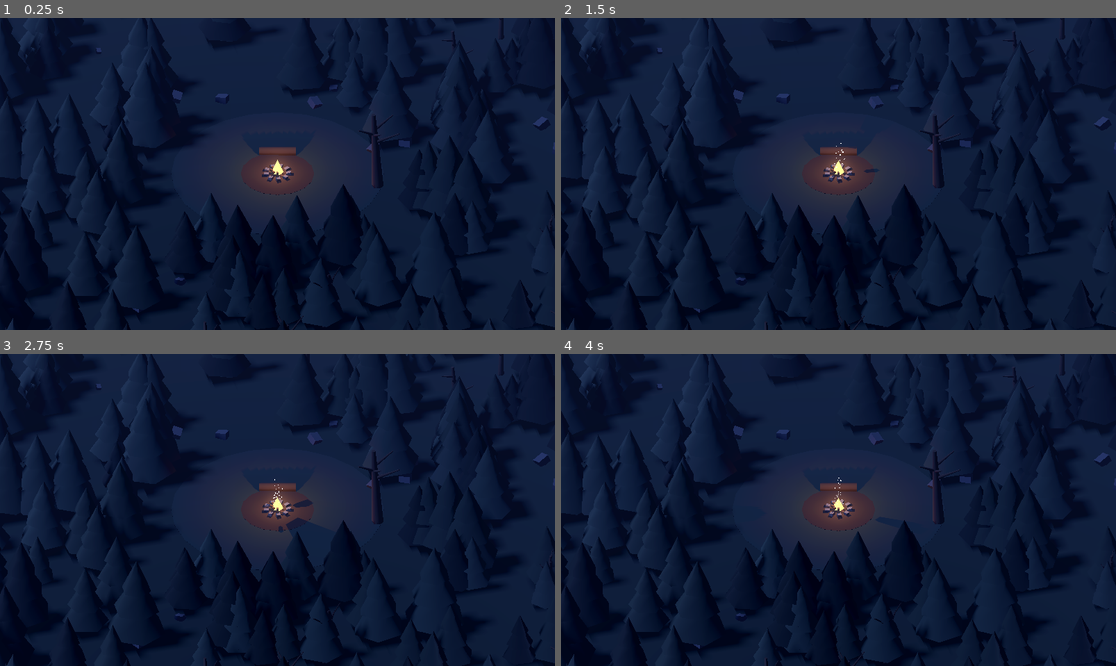
Above: before the commit, frames 1-4 (two rows, left to right).
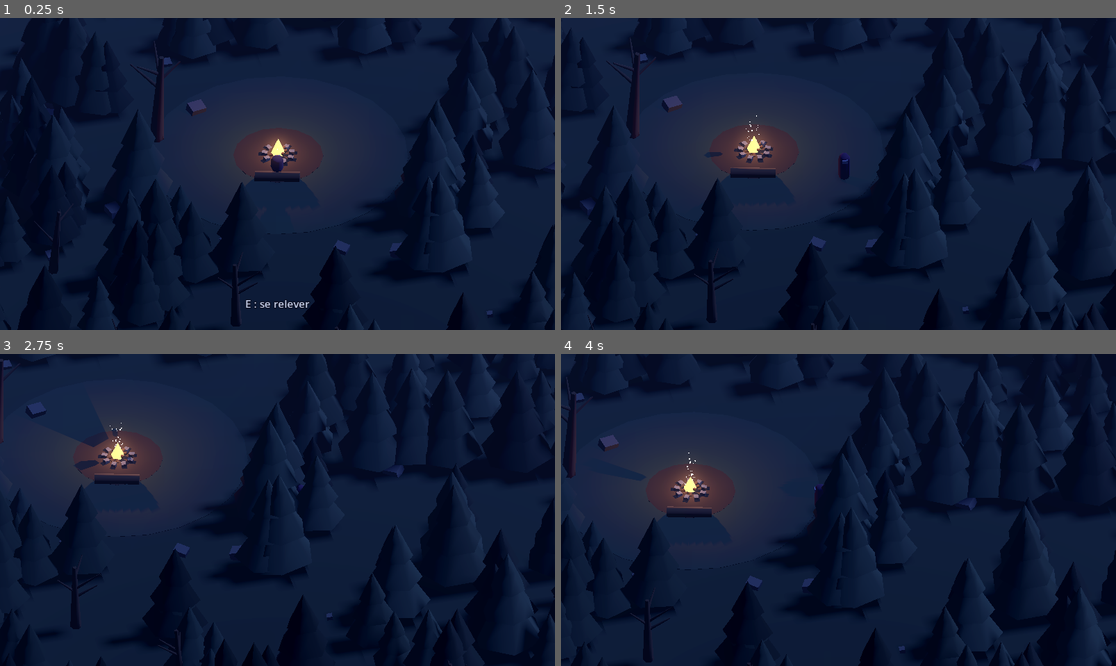
Above: after the commit, the same moments.

Repository: tomberardpro-tech/Dark-Fantasy
Game: Godot game, scene res://scenes/main.tscn
The game is run twice, just before and just after one commit, with the same random seed, the same clock (stepped at 60 frames per second) and the same inputs.
Inputs (mouse positions are in pixels of both pictures, inside the frame that each line leads up to):
- Up to frame 1 (0.25 s): no input
- Up to frame 2 (1.5 s): move the mouse to (960, 158) at 0.52 s; hold D (droite, bound only after the commit) 0.53-1.28 s; hold Shift (courir, bound only after the commit) 0.53-1.28 s; click (960, 158) at 0.67 s; tap E (interagir, bound only after the commit) at 0.8, 1.35 s; move the mouse to (727, 189) at 1.27 s; hold Down from 1.28 s (still down); click (727, 189) at 1.42 s
- Up to frame 3 (2.75 s): tap S (reculer, bound only after the commit) at 1.55, 2.1 s; move the mouse to (333, 441) at 2.02 s; release Down at 2.03 s; hold D (droite, bound only after the commit) from 2.03 s (still down); click (333, 441) at 2.17 s; tap Space (roulade, bound only after the commit) at 2.3 s
- Up to frame 4 (4 s): move the mouse to (810, 572) at 2.77 s; release D (droite, bound only after the commit) at 2.78 s; hold W (avancer, bound only after the commit) 2.78-3.53 s; tap Space (roulade, bound only after the commit) at 2.85 s; click (810, 572) at 2.92 s; tap Shift (courir, bound only after the commit) at 3.05 s; move the mouse to (1005, 556) at 3.52 s; hold A (gauche, bound only after the commit) from 3.53 s (still down); hold Shift (courir, bound only after the commit) from 3.53 s (still down); click (1005, 556) at 3.67 s; tap E (interagir, bound only after the commit) at 3.8 s

The runs differ from the first frame. In frame 1, 23% of the frame differs, in the area x 0-100%, y 0-100%; in frame 2, 25%; in frame 3, 30%; in frame 4, 29%.

Commit message:
Étape 3 : personnage temporaire et caméra de la maquette
Capsule encapuchonnée assise sur le tronc au lancement. ZQSD ou clic pour
marcher, Maj pour courir, Espace pour une roulade, E pour s'asseoir ou se
relever. Caméra isométrique qui suit avec l'angle de la maquette. Arbres,
rochers, tronc et feu solides.

Co-Authored-By: Claude Opus 5.5 <noreply@anthropic.com>

Diff:
--- a/project.godot
+++ b/project.godot
@@ -13,3 +13,7 @@
 config/name="Jeu Dark Fantasy"
 run/main_scene="res://scenes/main.tscn"
 config/features=PackedStringArray("4.7", "Forward Plus")
+
+[autoload]
+
+Controles="*res://scripts/controles.gd"
--- a/scenes/main.tscn
+++ b/scenes/main.tscn
@@ -3,6 +3,9 @@
 [ext_resource type="Script" path="res://scripts/camera_iso.gd" id="1_camera"]
 [ext_resource type="Script" path="res://scripts/feu_de_camp.gd" id="2_feu"]
 [ext_resource type="Script" path="res://scripts/foret.gd" id="3_foret"]
+[ext_resource type="Script" path="res://scripts/joueur.gd" id="4_joueur"]
+[ext_resource type="Script" path="res://scripts/tronc.gd" id="5_tronc"]
+[ext_resource type="Script" path="res://scripts/interface.gd" id="6_interface"]
 
 [sub_resource type="Environment" id="Environment_nuit"]
 background_mode = 1
@@ -23,6 +26,8 @@
 [sub_resource type="StandardMaterial3D" id="Material_sol"]
 albedo_color = Color(0.149, 0.2, 0.184, 1)
 roughness = 1.0
+
+[sub_resource type="WorldBoundaryShape3D" id="Shape_sol"]
 
 [sub_resource type="CylinderMesh" id="CylinderMesh_clairiere"]
 top_radius = 7.5
@@ -54,6 +59,30 @@
 albedo_color = Color(0.29, 0.231, 0.192, 1)
 roughness = 1.0
 
+[sub_resource type="BoxShape3D" id="Shape_tronc"]
+size = Vector3(2.6, 0.6, 0.6)
+
+[sub_resource type="CapsuleShape3D" id="Shape_joueur"]
+radius = 0.35
+height = 1.8
+
+[sub_resource type="CapsuleMesh" id="CapsuleMesh_joueur"]
+radius = 0.35
+height = 1.8
+radial_segments = 8
+rings = 2
+
+[sub_resource type="StandardMaterial3D" id="Material_cape"]
+albedo_color = Color(0.227, 0.165, 0.322, 1)
+roughness = 1.0
+
+[sub_resource type="BoxMesh" id="BoxMesh_visage"]
+size = Vector3(0.3, 0.22, 0.12)
+
+[sub_resource type="StandardMaterial3D" id="Material_visage"]
+albedo_color = Color(0.525, 0.588, 0.761, 1)
+roughness = 1.0
+
 [node name="Main" type="Node3D"]
 
 [node name="Environnement" type="WorldEnvironment" parent="."]
@@ -65,13 +94,19 @@
 light_energy = 0.6
 shadow_enabled = true
 
-[node name="Camera" type="Camera3D" parent="."]
+[node name="Camera" type="Camera3D" parent="." node_paths=PackedStringArray("a_suivre")]
 current = true
 script = ExtResource("1_camera")
+a_suivre = NodePath("../Joueur")
 
-[node name="Sol" type="MeshInstance3D" parent="."]
+[node name="Sol" type="StaticBody3D" parent="."]
+
+[node name="Apparence" type="MeshInstance3D" parent="Sol"]
 mesh = SubResource("PlaneMesh_sol")
 material_override = SubResource("Material_sol")
+
+[node name="Forme" type="CollisionShape3D" parent="Sol"]
+shape = SubResource("Shape_sol")
 
 [node name="Clairiere" type="MeshInstance3D" parent="."]
 position = Vector3(0, 0.01, 0)
@@ -86,11 +121,45 @@
 [node name="FeuDeCamp" type="Node3D" parent="."]
 script = ExtResource("2_feu")
 
-[node name="Tronc" type="MeshInstance3D" parent="."]
-position = Vector3(-1.7, 0.3, -1.7)
-rotation = Vector3(0, 0.7854, 1.5708)
+[node name="Tronc" type="StaticBody3D" parent="."]
+position = Vector3(-1.7, 0, -1.7)
+rotation = Vector3(0, 0.7854, 0)
+script = ExtResource("5_tronc")
+
+[node name="Apparence" type="MeshInstance3D" parent="Tronc"]
+position = Vector3(0, 0.3, 0)
+rotation = Vector3(0, 0, 1.5708)
 mesh = SubResource("CylinderMesh_tronc")
 material_override = SubResource("Material_tronc")
 
+[node name="Forme" type="CollisionShape3D" parent="Tronc"]
+position = Vector3(0, 0.3, 0)
+shape = SubResource("Shape_tronc")
+
+[node name="Joueur" type="CharacterBody3D" parent="." groups=["joueur"]]
+position = Vector3(-1.24, 0, -1.24)
+script = ExtResource("4_joueur")
+
+[node name="Forme" type="CollisionShape3D" parent="Joueur"]
+position = Vector3(0, 0.9, 0)
+shape = SubResource("Shape_joueur")
+
+[node name="Visuel" type="Node3D" parent="Joueur"]
+
+[node name="Pivot" type="Node3D" parent="Joueur/Visuel"]
+position = Vector3(0, 0.9, 0)
+
+[node name="Corps" type="MeshInstance3D" parent="Joueur/Visuel/Pivot"]
+mesh = SubResource("CapsuleMesh_joueur")
+material_override = SubResource("Material_cape")
+
+[node name="Visage" type="MeshInstance3D" parent="Joueur/Visuel/Pivot"]
+position = Vector3(0, 0.55, -0.3)
+mesh = SubResource("BoxMesh_visage")
+material_override = SubResource("Material_visage")
+
 [node name="Foret" type="Node3D" parent="."]
 script = ExtResource("3_foret")
+
+[node name="Interface" type="CanvasLayer" parent="." groups=["interface"]]
+script = ExtResource("6_interface")
--- a/scripts/camera_iso.gd
+++ b/scripts/camera_iso.gd
@@ -1,16 +1,35 @@
 extends Camera3D
-## Caméra isométrique fixe (façon Diablo) : elle regarde toujours la cible sous le même angle.
+## Caméra isométrique fixe (façon Diablo) : même angle que sur la maquette.
+## Elle suit doucement le personnage sans jamais tourner.
 
-## Le point que la caméra regarde (plus tard : le personnage).
-@export var cible := Vector3.ZERO
+## Le personnage (ou l'objet) que la caméra suit.
+@export var a_suivre: Node3D
+## D'où regarde la caméra par rapport à la cible (angle de la maquette).
+@export var direction := Vector3(-19, 20, -18)
 ## Distance entre la caméra et la cible.
 @export var distance := 30.0
 ## Taille de la zone visible : plus c'est grand, plus on voit loin (on « dézoome »).
-@export var zoom := 22.0
+@export var zoom := 18.0
+## Rapidité avec laquelle la caméra rattrape le personnage.
+@export var douceur := 6.0
+
+var _cible := Vector3.ZERO
 
 
 func _ready() -> void:
 	projection = PROJECTION_ORTHOGONAL
 	size = zoom
-	position = cible + Vector3(1, 1, 1).normalized() * distance
-	look_at(cible)
+	if a_suivre:
+		_cible = a_suivre.global_position
+	_placer()
+
+
+func _process(delta: float) -> void:
+	if a_suivre:
+		_cible = _cible.lerp(a_suivre.global_position, 1.0 - exp(-douceur * delta))
+	_placer()
+
+
+func _placer() -> void:
+	position = _cible + direction.normalized() * distance
+	look_at(_cible)
--- /dev/null
+++ b/scripts/controles.gd
@@ -0,0 +1,24 @@
+extends Node
+## Crée les touches du jeu au démarrage.
+## Les touches de déplacement sont repérées par leur position sur le clavier :
+## sur un clavier AZERTY ce sont Z Q S D, sur un clavier QWERTY W A S D.
+## Les flèches marchent aussi.
+
+
+func _ready() -> void:
+	_ajouter("avancer", [KEY_W, KEY_UP])
+	_ajouter("reculer", [KEY_S, KEY_DOWN])
+	_ajouter("gauche", [KEY_A, KEY_LEFT])
+	_ajouter("droite", [KEY_D, KEY_RIGHT])
+	_ajouter("courir", [KEY_SHIFT])
+	_ajouter("roulade", [KEY_SPACE])
+	_ajouter("interagir", [KEY_E])
+
+
+func _ajouter(action: StringName, touches: Array) -> void:
+	if not InputMap.has_action(action):
+		InputMap.add_action(action)
+	for touche in touches:
+		var evenement := InputEventKey.new()
+		evenement.physical_keycode = touche
+		InputMap.action_add_event(action, evenement)
--- a/scripts/feu_de_camp.gd
+++ b/scripts/feu_de_camp.gd
@@ -17,6 +17,7 @@
 	_creer_buches()
 	_creer_flammes()
 	_creer_braises()
+	_creer_obstacle()
 	_lumiere = OmniLight3D.new()
 	_lumiere.light_color = Color("e0823a")
 	_lumiere.light_energy = puissance
@@ -111,6 +112,19 @@
 	add_child(braises)
 
 
+## Un obstacle invisible pour qu'on ne marche pas dans le feu.
+func _creer_obstacle() -> void:
+	var cylindre := CylinderShape3D.new()
+	cylindre.radius = 0.95
+	cylindre.height = 1.0
+	var zone := CollisionShape3D.new()
+	zone.shape = cylindre
+	zone.position.y = 0.5
+	var corps := StaticBody3D.new()
+	corps.add_child(zone)
+	add_child(corps)
+
+
 func _materiau(couleur: Color) -> StandardMaterial3D:
 	var mat := StandardMaterial3D.new()
 	mat.albedo_color = couleur
--- a/scripts/foret.gd
+++ b/scripts/foret.gd
@@ -51,6 +51,7 @@
 	pin.scale = Vector3.ONE * taille
 	pin.rotation.y = _rng.randf_range(0.0, TAU)
 	add_child(pin)
+	_ajouter_obstacle(pos, 0.3 * taille)
 	_ajouter_cylindre(pin, 0.15, 0.25, 1.4, Vector3(0, 0.7, 0), _mat_tronc_pin)
 	var mat := _mat_aiguilles[_rng.randi_range(0, _mat_aiguilles.size() - 1)]
 	# [largeur, hauteur, altitude] de chaque étage d'aiguilles, du bas vers le haut.
@@ -64,6 +65,7 @@
 	arbre.scale = Vector3.ONE * taille
 	arbre.rotation = Vector3(_rng.randf_range(-0.08, 0.08), _rng.randf_range(0.0, TAU), _rng.randf_range(-0.08, 0.08))
 	add_child(arbre)
+	_ajouter_obstacle(pos, 0.3 * taille)
 	_ajouter_cylindre(arbre, 0.1, 0.28, 4.0, Vector3(0, 2.0, 0), _mat_bois_mort)
 	# Quelques branches nues et tordues.
 	for i in _rng.randi_range(2, 4):
@@ -84,6 +86,29 @@
 	rocher.position = pos + Vector3(0, 0.2 * taille, 0)
 	rocher.rotation = Vector3(_rng.randf_range(-0.3, 0.3), _rng.randf_range(0.0, TAU), _rng.randf_range(-0.3, 0.3))
 	add_child(rocher)
+	# Le rocher est solide : on ne peut pas passer à travers.
+	var bloc := BoxShape3D.new()
+	bloc.size = forme.size
+	var zone := CollisionShape3D.new()
+	zone.shape = bloc
+	var corps := StaticBody3D.new()
+	corps.transform = rocher.transform
+	corps.add_child(zone)
+	add_child(corps)
+
+
+## Un obstacle invisible autour d'un tronc, pour que le personnage ne traverse pas l'arbre.
+func _ajouter_obstacle(pos: Vector3, rayon: float) -> void:
+	var cylindre := CylinderShape3D.new()
+	cylindre.radius = rayon
+	cylindre.height = 3.0
+	var zone := CollisionShape3D.new()
+	zone.shape = cylindre
+	zone.position.y = 1.5
+	var corps := StaticBody3D.new()
+	corps.position = pos
+	corps.add_child(zone)
+	add_child(corps)
 
 
 func _ajouter_cylindre(parent: Node3D, haut: float, bas: float, hauteur: float, pos: Vector3, mat: Material) -> void:
--- /dev/null
+++ b/scripts/interface.gd
@@ -0,0 +1,29 @@
+extends CanvasLayer
+## Messages affichés en bas de l'écran, par exemple « E : s'asseoir ».
+
+var _message: Label
+
+
+func _ready() -> void:
+	_message = Label.new()
+	_message.horizontal_alignment = HORIZONTAL_ALIGNMENT_CENTER
+	_message.add_theme_font_size_override("font_size", 22)
+	_message.add_theme_color_override("font_color", Color("c3cde6"))
+	_message.add_theme_color_override("font_outline_color", Color("07091a"))
+	_message.add_theme_constant_override("outline_size", 6)
+	add_child(_message)
+	_message.set_anchors_and_offsets_preset(Control.PRESET_CENTER_BOTTOM)
+	_message.offset_left = -200.0
+	_message.offset_right = 200.0
+	_message.offset_top = -70.0
+	_message.offset_bottom = -40.0
+	_message.hide()
+
+
+func afficher(texte: String) -> void:
+	_message.text = texte
+	_message.show()
+
+
+func cacher() -> void:
+	_message.hide()
--- /dev/null
+++ b/scripts/joueur.gd
@@ -0,0 +1,134 @@
+extends CharacterBody3D
+## Personnage temporaire (une capsule encapuchonnée).
+## ZQSD ou clic de souris pour marcher, Maj pour courir, Espace pour une roulade.
+## Il peut s'asseoir (voir tronc.gd) et se relève dès qu'on bouge.
+
+@export var vitesse_marche := 4.0
+@export var vitesse_course := 7.0
+@export var vitesse_roulade := 11.0
+## Durée d'une roulade, en secondes.
+@export var duree_roulade := 0.35
+## Le personnage commence-t-il assis sur le tronc ?
+@export var assis_au_depart := true
+
+var est_assis := false
+
+var _cible_clic: Variant = null
+var _clic_maintenu := false
+var _roulade_restante := 0.0
+var _direction_roulade := Vector3.ZERO
+var _attente_roulade := 0.0
+
+@onready var _visuel: Node3D = $Visuel
+@onready var _pivot: Node3D = $Visuel/Pivot
+
+
+func _unhandled_input(event: InputEvent) -> void:
+	if event is InputEventMouseButton and event.button_index == MOUSE_BUTTON_LEFT:
+		_clic_maintenu = event.pressed
+		if event.pressed:
+			_viser_la_souris()
+
+
+func _physics_process(delta: float) -> void:
+	if not is_on_floor():
+		velocity += get_gravity() * delta
+
+	var direction := _direction_clavier()
+	if direction.length() > 0.01:
+		_cible_clic = null
+	elif _clic_maintenu:
+		_viser_la_souris()
+	if _cible_clic != null:
+		var vers: Vector3 = _cible_clic - global_position
+		vers.y = 0.0
+		if vers.length() < 0.15:
+			_cible_clic = null
+		else:
+			direction = vers.normalized()
+
+	_attente_roulade -= delta
+	if Input.is_action_just_pressed("roulade") and _attente_roulade <= 0.0:
+		_commencer_roulade(direction)
+
+	if est_assis:
+		if direction.length() > 0.01:
+			se_relever()
+		else:
+			return
+
+	if _roulade_restante > 0.0:
+		_roulade_restante -= delta
+		velocity.x = _direction_roulade.x * vitesse_roulade
+		velocity.z = _direction_roulade.z * vitesse_roulade
+		var avancement := clampf(1.0 - _roulade_restante / duree_roulade, 0.0, 1.0)
+		_pivot.rotation.x = -TAU * avancement
+		if _roulade_restante <= 0.0:
+			_pivot.rotation.x = 0.0
+	else:
+		var vitesse := vitesse_course if Input.is_action_pressed("courir") else vitesse_marche
+		velocity.x = direction.x * vitesse
+		velocity.z = direction.z * vitesse
+
+	var au_sol := Vector3(velocity.x, 0.0, velocity.z)
+	if au_sol.length() > 0.1:
+		var angle := atan2(-au_sol.x, -au_sol.z)
+		_visuel.rotation.y = lerp_angle(_visuel.rotation.y, angle, 1.0 - exp(-12.0 * delta))
+	move_and_slide()
+
+
+## Assoit le personnage à un endroit précis, tourné dans une direction.
+func asseoir(point: Vector3, regard: Vector3) -> void:
+	est_assis = true
+	_cible_clic = null
+	velocity = Vector3.ZERO
+	global_position = point
+	_visuel.rotation.y = atan2(-regard.x, -regard.z)
+	# Plus bas, plus court et un peu en arrière : il est posé sur le tronc.
+	_pivot.position = Vector3(0.0, 1.1, 0.45)
+	_pivot.scale = Vector3(1.0, 0.55, 1.0)
+
+
+func se_relever() -> void:
+	est_assis = false
+	_pivot.position = Vector3(0.0, 0.9, 0.0)
+	_pivot.scale = Vector3.ONE
+
+
+## ZQSD converti en direction au sol, selon l'angle de la caméra (haut de l'écran = Z).
+func _direction_clavier() -> Vector3:
+	var entree := Input.get_vector("gauche", "droite", "reculer", "avancer")
+	if entree.length() < 0.01:
+		return Vector3.ZERO
+	var camera := get_viewport().get_camera_3d()
+	var avant := Vector3(0, 0, -1)
+	var droite := Vector3(1, 0, 0)
+	if camera:
+		avant = -camera.global_basis.z
+		avant.y = 0.0
+		avant = avant.normalized()
+		droite = camera.global_basis.x
+		droite.y = 0.0
+		droite = droite.normalized()
+	return (droite * entree.x + avant * entree.y).limit_length(1.0)
+
+
+func _commencer_roulade(direction: Vector3) -> void:
+	if est_assis:
+		se_relever()
+	if direction.length() < 0.01:
+		direction = -_visuel.global_basis.z
+	_direction_roulade = Vector3(direction.x, 0.0, direction.z).normalized()
+	_roulade_restante = duree_roulade
+	_attente_roulade = duree_roulade + 0.25
+
+
+## Le point du sol sous la souris devient la destination.
+func _viser_la_souris() -> void:
+	var camera := get_viewport().get_camera_3d()
+	if camera == null:
+		return
+	var souris := get_viewport().get_mouse_position()
+	var point: Variant = Plane(Vector3.UP, 0.0).intersects_ray(camera.project_ray_origin(souris), camera.project_ray_normal(souris))
+	if point != null:
+		_cible_clic = point
--- /dev/null
+++ b/scripts/tronc.gd
@@ -0,0 +1,50 @@
+extends StaticBody3D
+## Tronc près du feu. Touche E à côté : s'asseoir ou se relever.
+## Au lancement du jeu, le personnage y est déjà assis, face au feu.
+
+## Distance à laquelle le message « E : s'asseoir » apparaît.
+@export var distance_interaction := 1.8
+
+var _joueur: Node
+var _interface: Node
+
+
+func _ready() -> void:
+	_joueur = get_tree().get_first_node_in_group("joueur")
+	_interface = get_tree().get_first_node_in_group("interface")
+	if _joueur and _joueur.assis_au_depart:
+		_joueur.asseoir.call_deferred(point_assise(), regard())
+
+
+func _process(_delta: float) -> void:
+	if _joueur == null or _interface == null:
+		return
+	if _joueur.est_assis:
+		_interface.afficher("E : se relever")
+	elif _est_proche():
+		_interface.afficher("E : s'asseoir")
+	else:
+		_interface.cacher()
+
+
+func _unhandled_input(event: InputEvent) -> void:
+	if _joueur == null or not event.is_action_pressed("interagir"):
+		return
+	if _joueur.est_assis:
+		_joueur.se_relever()
+	elif _est_proche():
+		_joueur.asseoir(point_assise(), regard())
+
+
+## L'endroit où se place le personnage assis : juste devant le tronc, côté feu.
+func point_assise() -> Vector3:
+	return global_transform * Vector3(0.0, 0.0, 0.65)
+
+
+## La direction du regard du personnage assis : vers le feu.
+func regard() -> Vector3:
+	return global_basis.z.normalized()
+
+
+func _est_proche() -> bool:
+	return _joueur.global_position.distance_to(point_assise()) < distance_interaction
Not shown, added: scripts/controles.gd.uid
Not shown, added: scripts/interface.gd.uid
Not shown, added: scripts/joueur.gd.uid
Not shown, added: scripts/tronc.gd.uid
Not shown, changed: CONTEXTE.md
